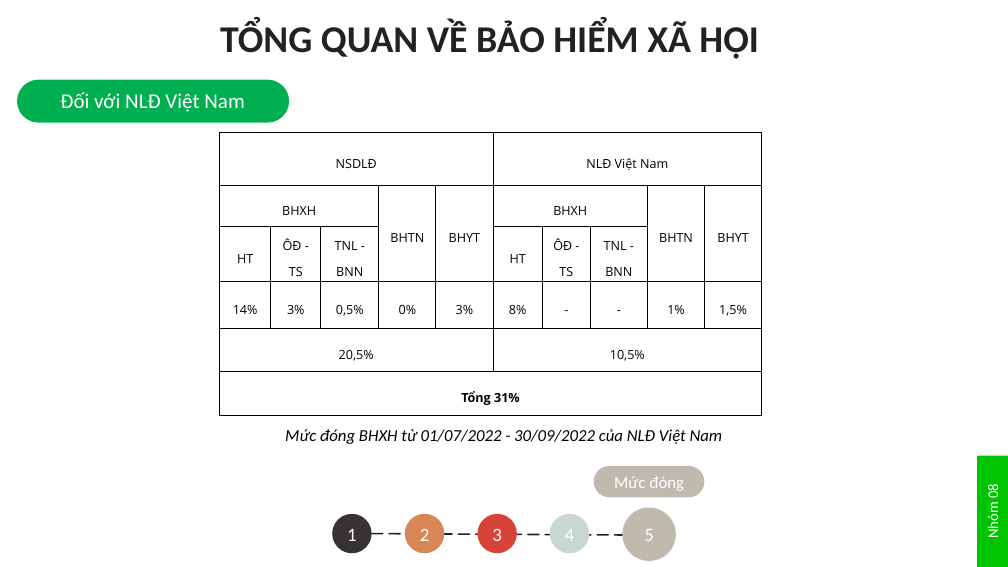
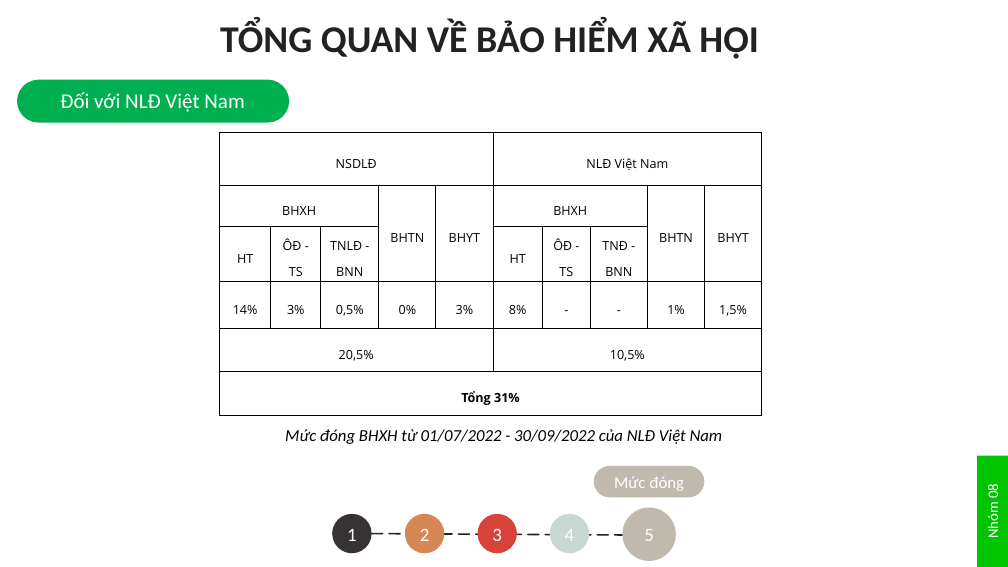
Before and after one commit to Banh-Mi/N8, a slide deck: slide 23 of data/Nhóm_08_BHXH.pptx. Drawn at 1008x567 pixels with LibreOffice and Linux fonts; fonts in the diff are those of the drawing. Boxes give left, top, right and bottom in pixels: in the first picture for what was removed or moved away, otherwise in the second. Text is boxed around its words. In the diff, an @@ line names an element or a change of style, - is before the commit and + after.

```diff
--- a/data/Nhóm_08_BHXH.pptx
+++ b/data/Nhóm_08_BHXH.pptx
@@ table at (x1=219, y1=132, x2=763, y2=415) @@
-row 3, column 3: TNL - BNN
+row 3, column 3: TNLĐ - BNN
-row 3, column 8: TNL - BNN
+row 3, column 8: TNĐ - BNN
```
Also in this commit, not shown: 4 other slides changed, 1 other file.
